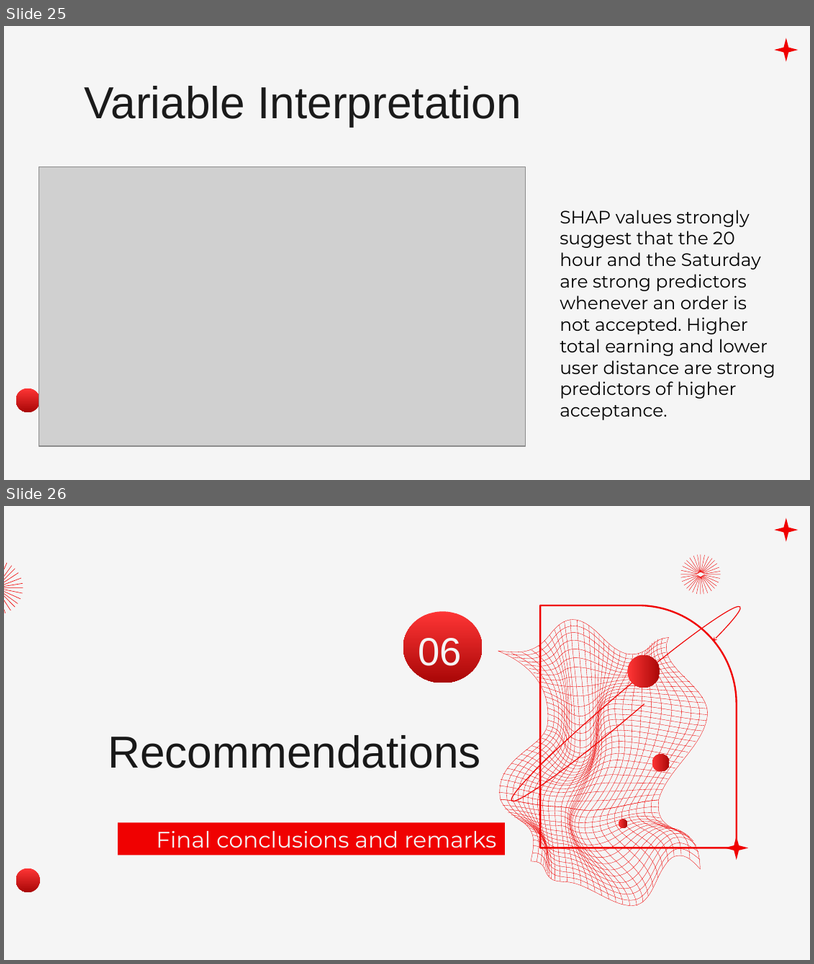
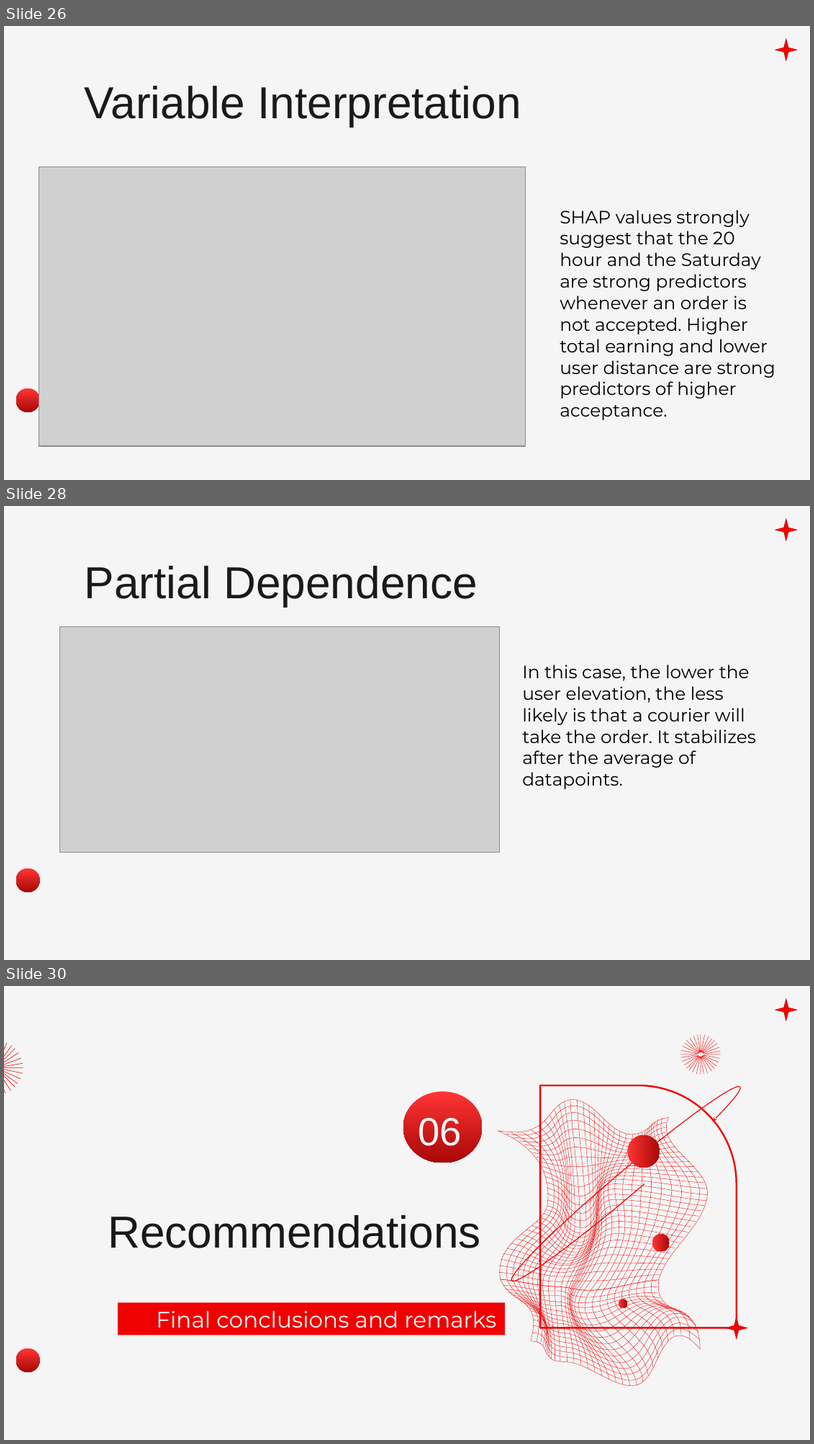
Before and after one commit to jdcarranzas/Prueba-Rappi, a slide deck: Rappi_Case.pptx. Shown one above the other, each under a label of ours: slides 25 and 26 before the commit, slides 26, 28 and 30 after it; the slides between them are not shown. The pictures are 814x964 and 814x1444 pixels, drawn with LibreOffice and Linux fonts; fonts in the diff are those of the drawing; grey boxes stand for pictures; background and template pictures are left out. Boxes give left, top, right and bottom in pixels: in the first picture for what was removed or moved away, otherwise in the second. Text is boxed around its words. In the diff, an @@ line names an element or a change of style, - is before the commit and + after.

```diff
--- a/Rappi_Case.pptx
+++ b/Rappi_Case.pptx
@@ slide 28 added at [4,506,810,960], background #F5F5F5; not listed: 2 template elements that a slide beside it also shows @@
@@ title added at [85,566,478,606], 40 pt, text #1A1A1A @@
+Partial Dependence
@@ picture added at [59,626,500,851] @@
@@ text added at [522,664,756,789], 16 pt, text #000000 @@
+In this case, the lower the user elevation, the less likely is that a courier will take the order. It stabilizes after the average of datapoints.
@@ what was slide 25 is now slide 26 @@
@@ what was slide 26 is now slide 30 @@
```
Also in this commit, not shown: 1 slide changed, 4 other slides added, 3 other files.
